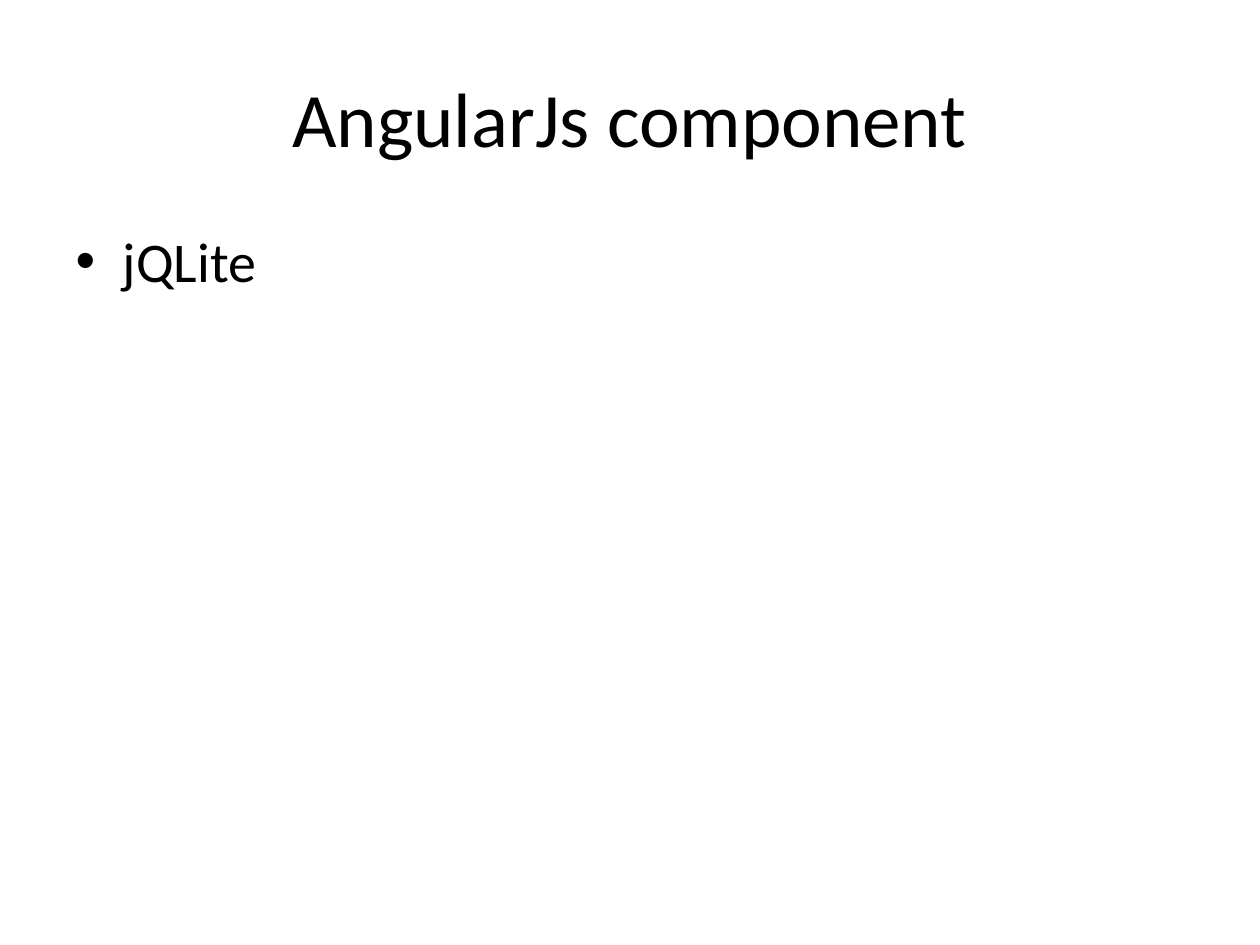
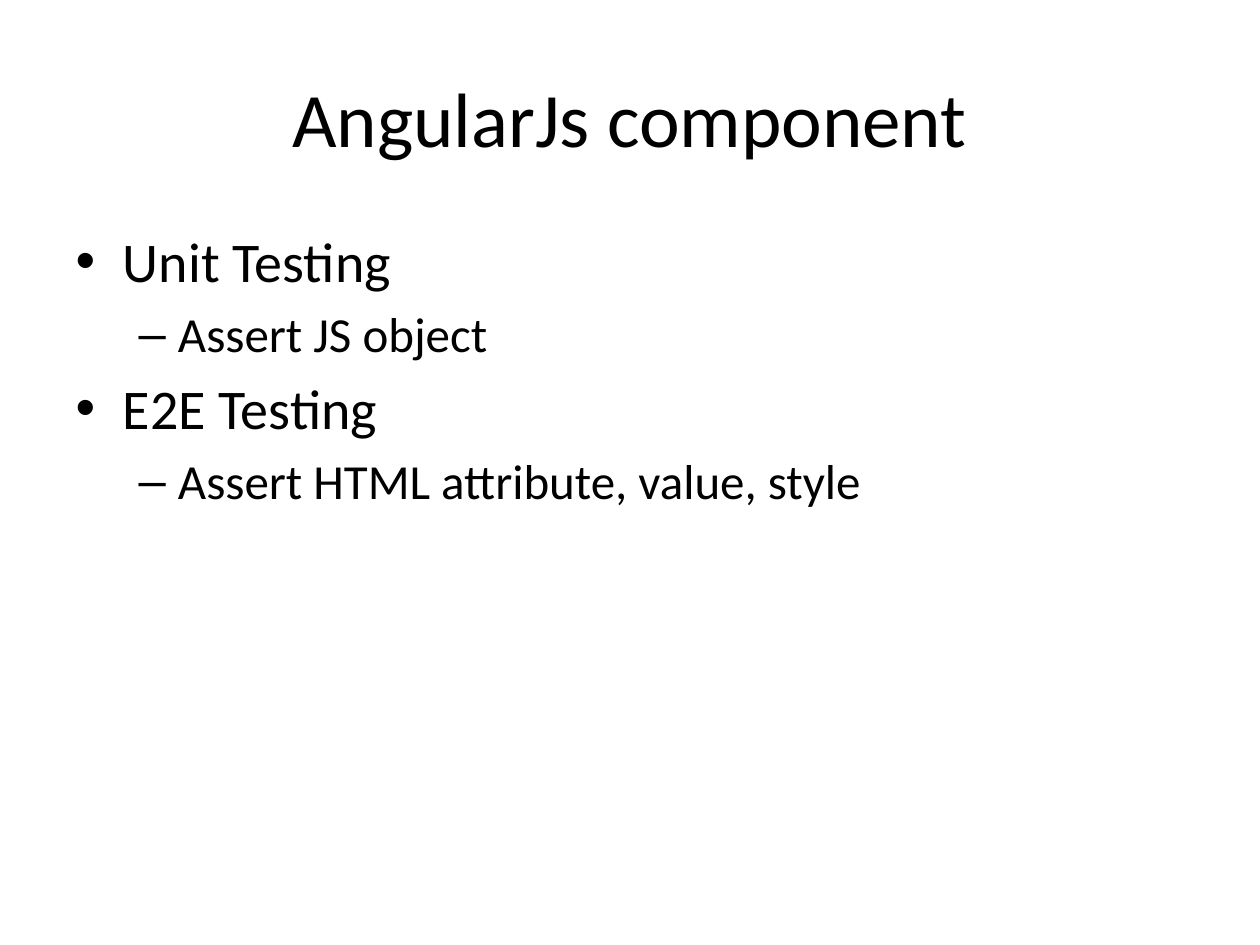
Before and after one commit to tasnim-reza/angularjs-class, a slide deck: slide 32 of class-2-Basic AngularJs/slides/basic angularjs.pptx (slide 22 before the commit). Drawn at 1260x945 pixels with LibreOffice and Linux fonts; fonts in the diff are those of the drawing. Boxes give left, top, right and bottom in pixels: in the first picture for what was removed or moved away, otherwise in the second. Text is boxed around its words. In the diff, an @@ line names an element or a change of style, - is before the commit and + after.

Commit message:
added angularjs component description class-2

```diff
--- a/class-2-Basic AngularJs/slides/basic angularjs.pptx
+++ b/class-2-Basic AngularJs/slides/basic angularjs.pptx
@@ text at bbox=[123, 243, 861, 507]: text changed; size 32 to 28 pt @@
-• jQLite
+• Unit Testing
+  – Assert JS object
+• E2E Testing
+  – Assert HTML attribute, value, style
```
Also in this commit, not shown: 14 other slides changed, 1 slide added, 1 slide removed, 7 other files.
